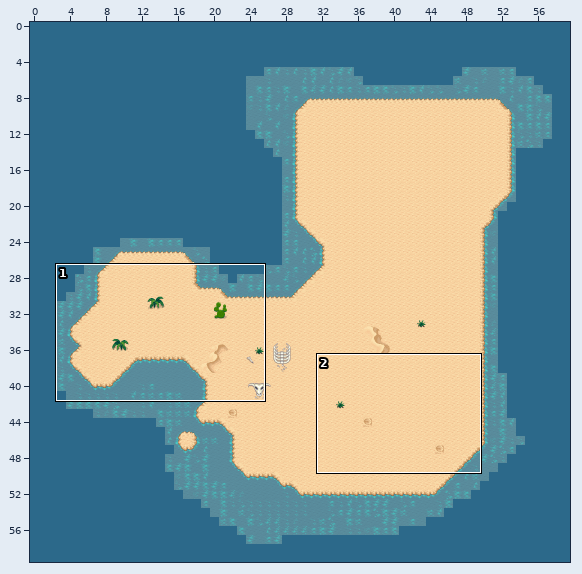
Two states of a Tiled map, DesertIsland.tmx. The first picture is a wide view before the edit; the outline marks the close-up.
Close-up. Old version:
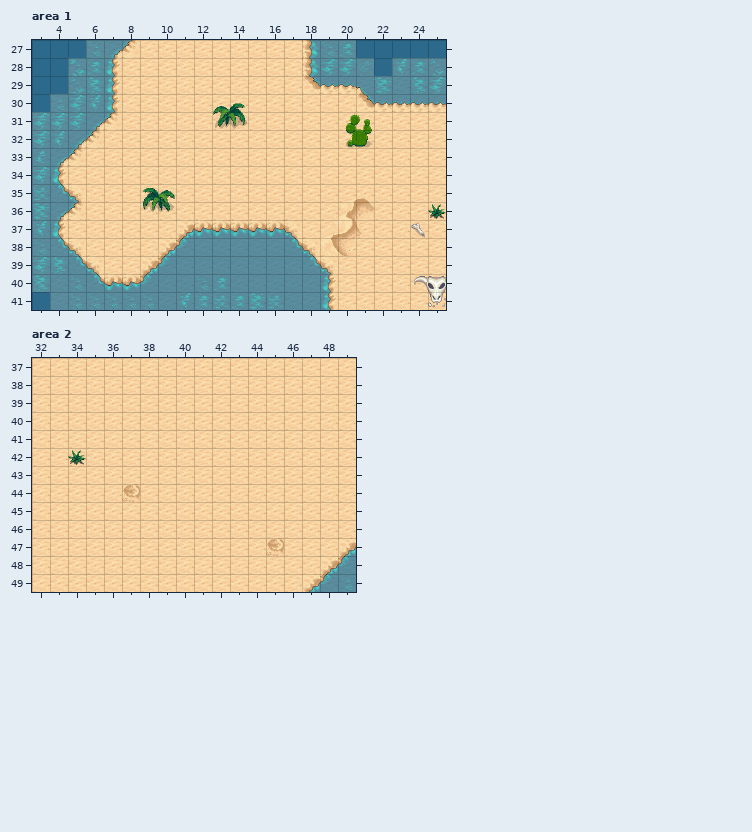
Cells are 32x32 px. Shown: area 1 x 3..25, y 27..41; area 2 x 32..49, y 37..49. The commit also changed other parts of the map, which this record leaves out. Tiles whose own drawing changed are shown in their newer look in all pictures.
The same view after the edit:
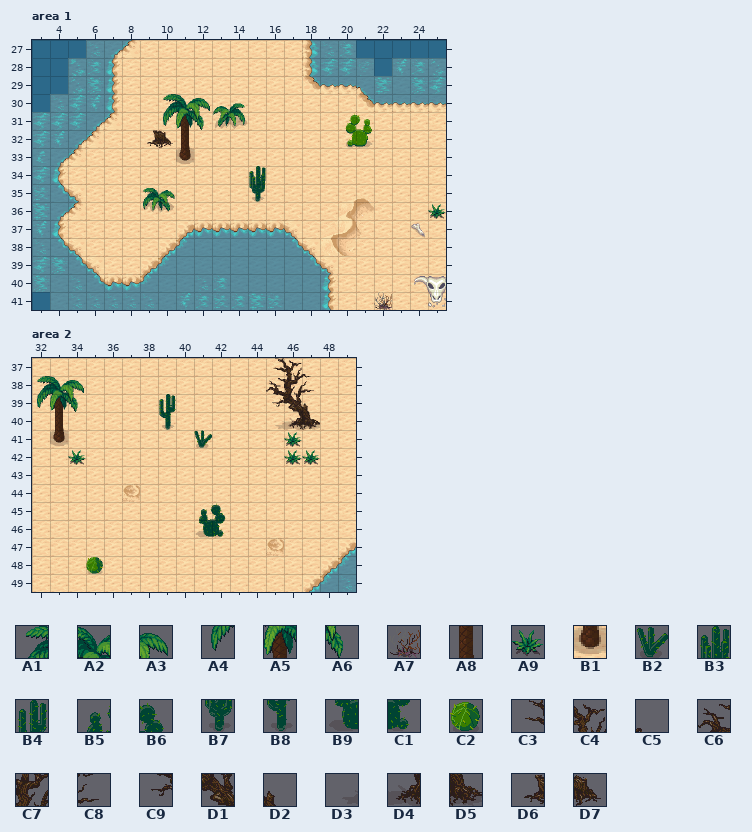
Key: from "beach-desert-2": A1 8, A2 9, A3 10, A4 24, A5 25, A6 26, A7 40, A8 41, A9 56, B1 57, B2 88, B3 98, B4 99, B5 100, B6 101, B7 114, B8 115, B9 116, C1 117, C2 120, C3 132, C4 133, C5 134, C6 148, C7 149, C8 150, C9 164, D1 165, D2 166, D3 180, D4 181, D5 182, D6 197, D7 198.
__ is an empty cell, .. an unchanged one.
See-through tiles are keyed as they look on the map.
Edits made:
--- layer "Landscape", area 1
@@ x 9..15 @@
-30 .. __ __ __ .. .. ..
-31 .. __ __ __ .. .. ..
-32 __ __ __ .. .. .. ..
-33 .. .. __ .. .. .. ..
-34 .. .. .. .. .. .. __
-35 .. .. .. .. .. .. __
+30 .. A1 A2 A3 .. .. ..
+31 .. A4 A5 A6 .. .. ..
+32 D6 D7 A8 .. .. .. ..
+33 .. .. B1 .. .. .. ..
+34 .. .. .. .. .. .. B3
+35 .. .. .. .. .. .. B7
@@ x 22..22 @@
-41 __
+41 A7
--- layer "Landscape", area 2
@@ x 32..47 @@
-37 .. .. .. .. .. .. .. .. .. .. .. .. .. __ __ __
-38 __ __ __ .. .. .. .. .. .. .. .. .. .. __ __ __
-39 __ __ __ .. .. .. .. __ .. .. .. .. .. __ __ __
-40 .. __ .. .. .. .. .. __ .. .. .. .. .. __ __ __
-41 .. __ .. .. .. .. .. .. .. __ .. .. .. .. __ ..
-42 .. .. .. .. .. .. .. .. .. .. .. .. .. .. __ __
+37 .. .. .. .. .. .. .. .. .. .. .. .. .. C3 C4 C5
+38 A1 A2 A3 .. .. .. .. .. .. .. .. .. .. C6 C7 C8
+39 A4 A5 A6 .. .. .. .. B4 .. .. .. .. .. C9 D1 D2
+40 .. A8 .. .. .. .. .. B8 .. .. .. .. .. D3 D4 D5
+41 .. B1 .. .. .. .. .. .. .. B2 .. .. .. .. A9 ..
+42 .. .. .. .. .. .. .. .. .. .. .. .. .. .. A9 A9
@@ x 41..42 @@
-45 __ __
-46 __ __
+45 B5 B6
+46 B9 C1
@@ x 35..35 @@
-48 __
+48 C2
